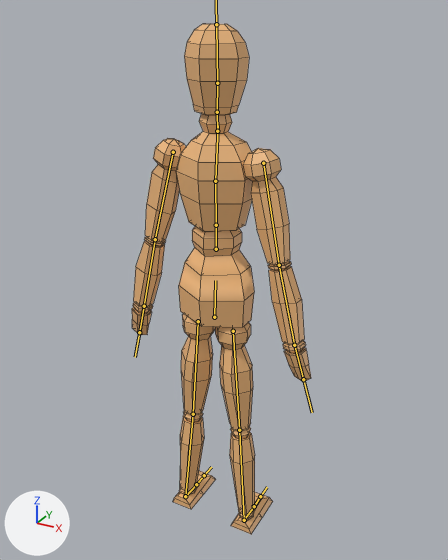
The FBX model Cadabra/Assets/Cadabra/Enemy/puppet.fbx, before and after one commit.
One viewpoint serves both versions: a 50 mm lens placed at (1.27, -2.24, 2.49), pointed at (-0.15, 0.33, 1.2). Lighting does not change. The marker at lower left points along +X, +Y and +Z. The bones that bend it are drawn over the model as lines. Mesh edges are drawn as thin lines.

The first picture shows 'Model'.
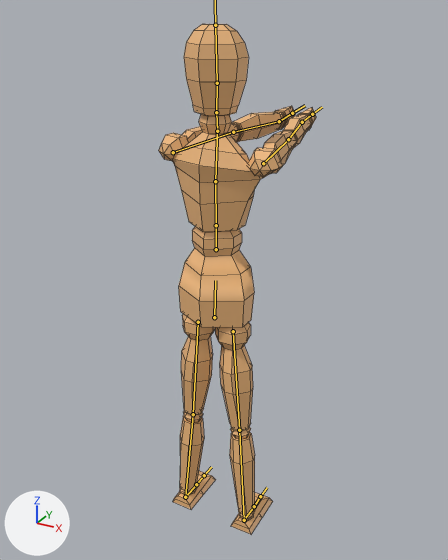
The newer file adds an action. The first version stands in its rest pose; the second is drawn at frame 110 of the action 'metarig|metarigAction.001'.

Scene script edits in JSON lines:
```json
{"block": "bone_upper_arm_l", "where": "bone_upper_arm_l = bpy.data.objects['metarig'].pose.bones['upper_arm.L']  # child of 'spine.003'"}
{"op": "set", "path": "bone_upper_arm_l.rotation_quaternion", "old": "(1.0, 0.0, 0.0, 0.0)", "new": "(0.451, 0.654, 0.488, 0.361)", "note": "degrees (0, 0, 0) -> degrees (109, -2, 75)"}
{"block": "bone_hand_l", "where": "bone_hand_l = bpy.data.objects['metarig'].pose.bones['hand.L']  # child of 'forearm.L'"}
{"op": "set", "path": "bone_hand_l.rotation_quaternion", "old": "(1.0, 0.0, 0.0, 0.0)", "new": "(0.989, -0.148, 0.014, -0.009)", "note": "degrees (0, 0, 0) -> degrees (-17, 1, -1)"}
{"block": "bone_upper_arm_r", "where": "bone_upper_arm_r = bpy.data.objects['metarig'].pose.bones['upper_arm.R']  # child of 'spine.003'"}
{"op": "set", "path": "bone_upper_arm_r.rotation_quaternion", "old": "(1.0, 0.0, 0.0, 0.0)", "new": "(0.453, 0.656, -0.495, -0.346)", "note": "degrees (0, 0, 0) -> degrees (110, 0, -74)"}
{"block": "bone_hand_r", "where": "bone_hand_r = bpy.data.objects['metarig'].pose.bones['hand.R']  # child of 'forearm.R'"}
{"op": "set", "path": "bone_hand_r.rotation_quaternion", "old": "(1.0, 0.0, 0.0, 0.0)", "new": "(0.993, -0.117, -0.006, 0.007)", "note": "degrees (0, 0, 0) -> degrees (-13, -1, 1)"}
```

What differs and where, as boxes [x1, y1, x2, y2] in the pictures (448 x 560 px):
```json
{"object": "Model", "change": "posed", "before": [132, 24, 311, 534], "after": [159, 24, 316, 534], "on screen": "12% narrower"}
{"bone": "upper_arm.L", "before": "(173, 152) to (155, 239)", "after": "(173, 152) to (233, 132)"}
{"bone": "hand.L", "before": "(144, 306) to (139, 332)", "after": "(279, 121) to (292, 113)"}
{"bone": "upper_arm.R", "before": "(263, 163) to (279, 265)", "after": "(263, 163) to (288, 139)"}
{"bone": "hand.R", "before": "(294, 345) to (303, 379)", "after": "(302, 122) to (312, 114)"}
```
